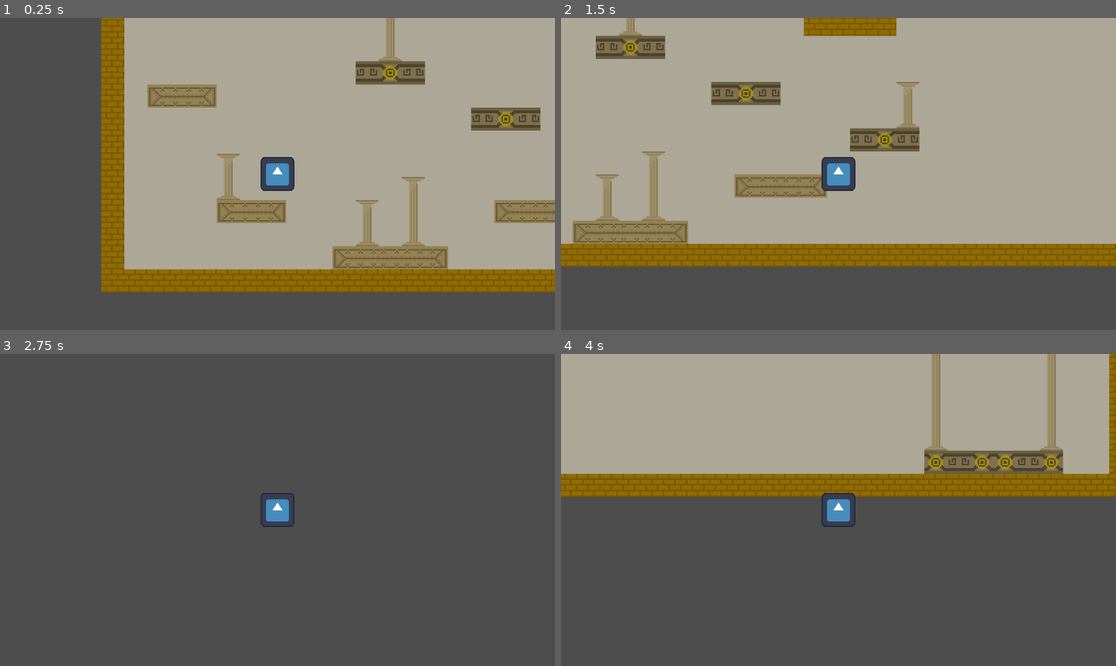
Above: before the commit, frames 1-4 (two rows, left to right).
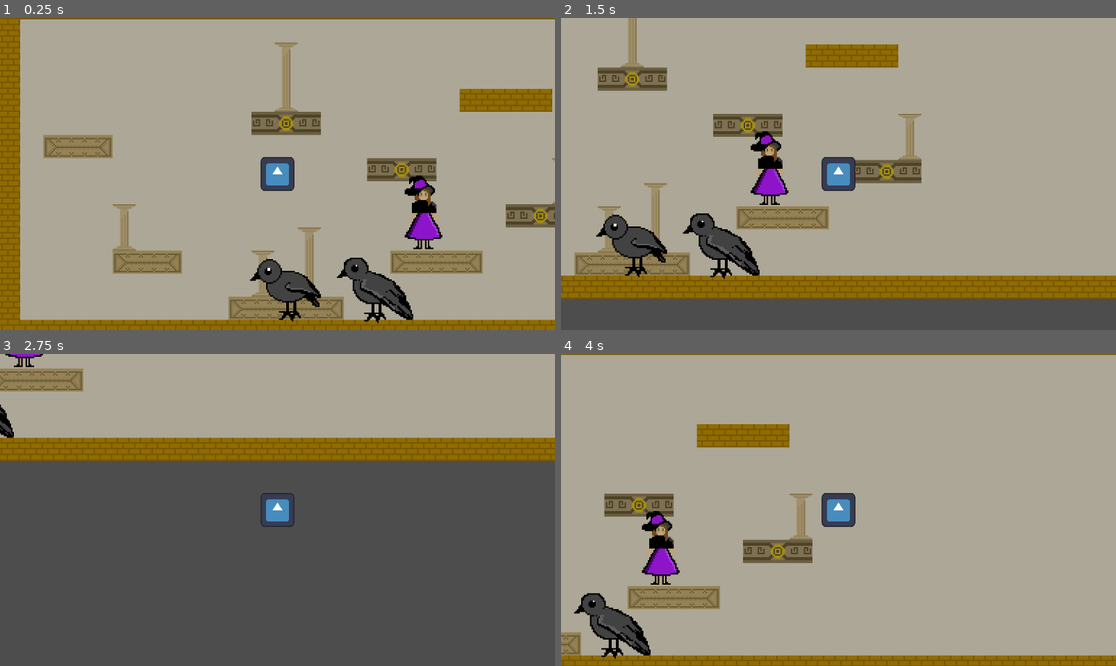
Above: after the commit, the same moments.

Repository: manaskhadka/qrow
Game: Godot game, scene res://world.tscn
Two runs of this game, one before a commit and one after it. Both use one fixed random seed, a clock stepped at 60 frames per second and the inputs below. The engine's default icon, where the game draws it, is replaced by a stand-in: a white triangle on a blue panel in a dark square.
Inputs:
- Up to frame 1 (0.25 s): no input
- Up to frame 2 (1.5 s): tap Enter at 0.5 s; hold Right (right) 0.53-1.28 s; hold Down (down) from 1.28 s (still down)
- Up to frame 3 (2.75 s): release Down (down) at 2.03 s; hold Right (right) from 2.03 s (still down)
- Up to frame 4 (4 s): release Right (right) at 2.78 s; hold Up (up) 2.78-3.53 s; hold Left (left) from 3.53 s (still down)

The runs differ from the first frame. In frame 1, 50% of the frame differs, in the area x 0-100%, y 0-100%; in frame 2, 32%; in frame 3, 34%; in frame 4, 65%.

Commit message:
Test
Test

Diff:
--- /dev/null
+++ b/testfile.tscn
@@ -0,0 +1,40 @@
+[gd_scene load_steps=8 format=3 uid="uid://d1goqgv4sla4v"]
+
+[ext_resource type="Texture2D" uid="uid://c53nd8jr5p0b1" path="res://Door.png" id="1_nt62v"]
+[ext_resource type="Texture2D" uid="uid://i2sppd4ksvl1" path="res://Cobblestone Tile.png" id="2_gowqo"]
+[ext_resource type="Texture2D" uid="uid://sxp2fhcc0tgj" path="res://Wood Tile.png" id="3_rw50m"]
+[ext_resource type="Texture2D" uid="uid://cl63v4fw55xlh" path="res://Witch.png" id="4_de2gb"]
+
+[sub_resource type="TileSetAtlasSource" id="TileSetAtlasSource_a3yks"]
+resource_name = "Cobblestone"
+texture = ExtResource("2_gowqo")
+0:0/0 = 0
+
+[sub_resource type="TileSetAtlasSource" id="TileSetAtlasSource_u5p5h"]
+texture = ExtResource("3_rw50m")
+0:0/0 = 0
+
+[sub_resource type="TileSet" id="TileSet_ifjuu"]
+sources/0 = SubResource("TileSetAtlasSource_a3yks")
+sources/1 = SubResource("TileSetAtlasSource_u5p5h")
+
+[node name="Door" type="Sprite2D"]
+position = Vector2(202, 147)
+texture = ExtResource("1_nt62v")
+
+[node name="CobblestoneTile" type="Sprite2D" parent="."]
+position = Vector2(149, 61)
+texture = ExtResource("2_gowqo")
+
+[node name="TileMap" type="TileMap" parent="CobblestoneTile"]
+format = 2
+
+[node name="TileMap" type="TileMap" parent="."]
+position = Vector2(201, 27)
+tile_set = SubResource("TileSet_ifjuu")
+format = 2
+layer_0/tile_data = PackedInt32Array(131072, 0, 0, 262140, 1, 0, 262142, 1, 0, 262141, 1, 0, 262143, 1, 0, 196608, 1, 0, 262139, 1, 0, 327675, 1, 0, 327676, 1, 0, 327678, 1, 0, 327677, 1, 0, 327679, 1, 0, 262144, 1, 0, 196609, 1, 0, 262145, 1, 0, 393211, 1, 0, 393212, 1, 0, 393213, 1, 0, 393214, 1, 0, 393215, 1, 0, 327681, 1, 0, 327680, 1, 0, 196606, 0, 0, 131070, 0, 0, 65534, 0, 0, -2, 0, 0, -65538, 0, 0, -65541, 0, 0, -131077, 0, 0, -131078, 0, 0, -65542, 0, 0, -65540, 0, 0, -65539, 0, 0, -3, 0, 0, 65533, 0, 0, 131069, 0, 0, 196605, 0, 0)
+
+[node name="Witch" type="Sprite2D" parent="."]
+position = Vector2(168, 76)
+texture = ExtResource("4_de2gb")
--- a/world.tscn
+++ b/world.tscn
@@ -1,15 +1,30 @@
-[gd_scene load_steps=3 format=3 uid="uid://b8i3w6yq3u6cb"]
+[gd_scene load_steps=6 format=3 uid="uid://b8i3w6yq3u6cb"]
 
 [ext_resource type="PackedScene" uid="uid://do027h1kv333v" path="res://test-level.tscn" id="1_4m6ml"]
 [ext_resource type="PackedScene" uid="uid://ccwb7bmjph5un" path="res://player.tscn" id="2_bcbvm"]
+[ext_resource type="Texture2D" uid="uid://cbw2r3bo55va8" path="res://Adult Crow.png" id="3_phlbw"]
+[ext_resource type="Texture2D" uid="uid://ddu8vi3irek6u" path="res://Baby Crow.png" id="4_tbt0v"]
+[ext_resource type="Texture2D" uid="uid://cl63v4fw55xlh" path="res://Witch.png" id="5_3hcrp"]
 
 [node name="world" type="Node2D"]
 
 [node name="test-level" parent="." instance=ExtResource("1_4m6ml")]
 
 [node name="player" parent="." instance=ExtResource("2_bcbvm")]
-position = Vector2(122, 158)
+position = Vector2(194, 123)
 scale = Vector2(0.984563, 0.987805)
-decel_coeff = 0.98
-speed = 15.0
-max_speed = 300.0
+decel_coeff = 0.85
+speed = 50.0
+max_speed = 200.0
+
+[node name="AdultCrow" type="Sprite2D" parent="."]
+position = Vector2(259, 204)
+texture = ExtResource("3_phlbw")
+
+[node name="BabyCrow" type="Sprite2D" parent="."]
+position = Vector2(200, 203)
+texture = ExtResource("4_tbt0v")
+
+[node name="Witch" type="Sprite2D" parent="."]
+position = Vector2(296, 148)
+texture = ExtResource("5_3hcrp")
Binary file added: Adult Crow.png
Not shown, added: Adult Crow.png.import
Binary file added: Baby Crow.png
Not shown, added: Baby Crow.png.import
Binary file added: Cobblestone Tile.png
Not shown, added: Cobblestone Tile.png.import
Binary file added: Door(1).png
Not shown, added: Door(1).png.import
Binary file added: Door.png
Not shown, added: Door.png.import
Binary file added: Witch.png
Not shown, added: Witch.png.import
(and 3 more such lines)
